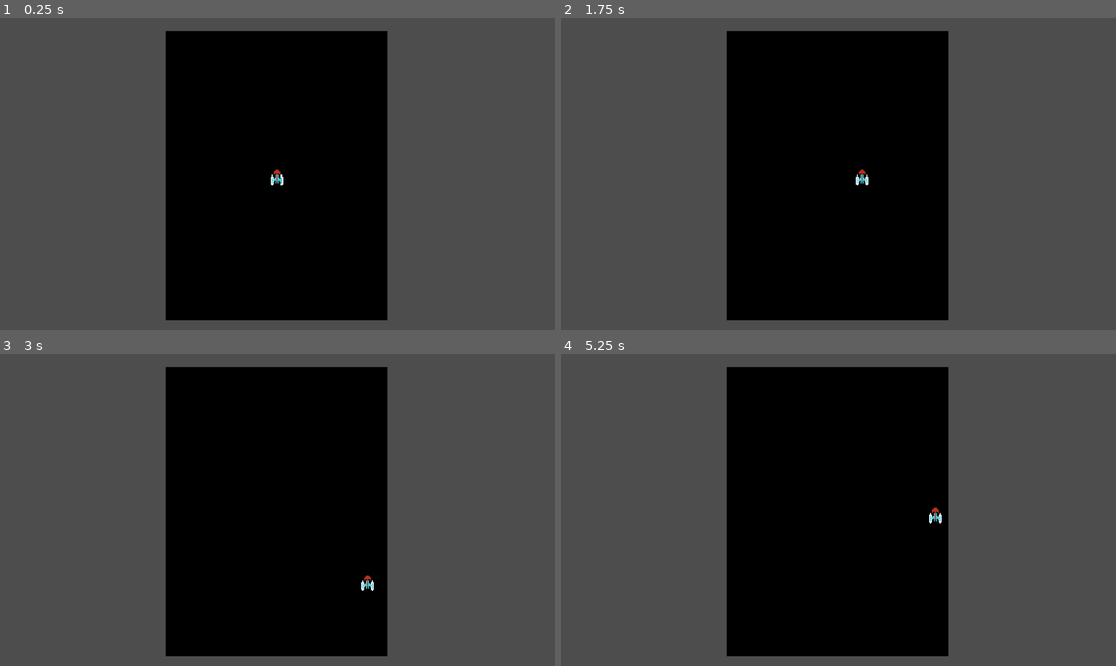
Above: before the commit, frames 1-4 (two rows, left to right).
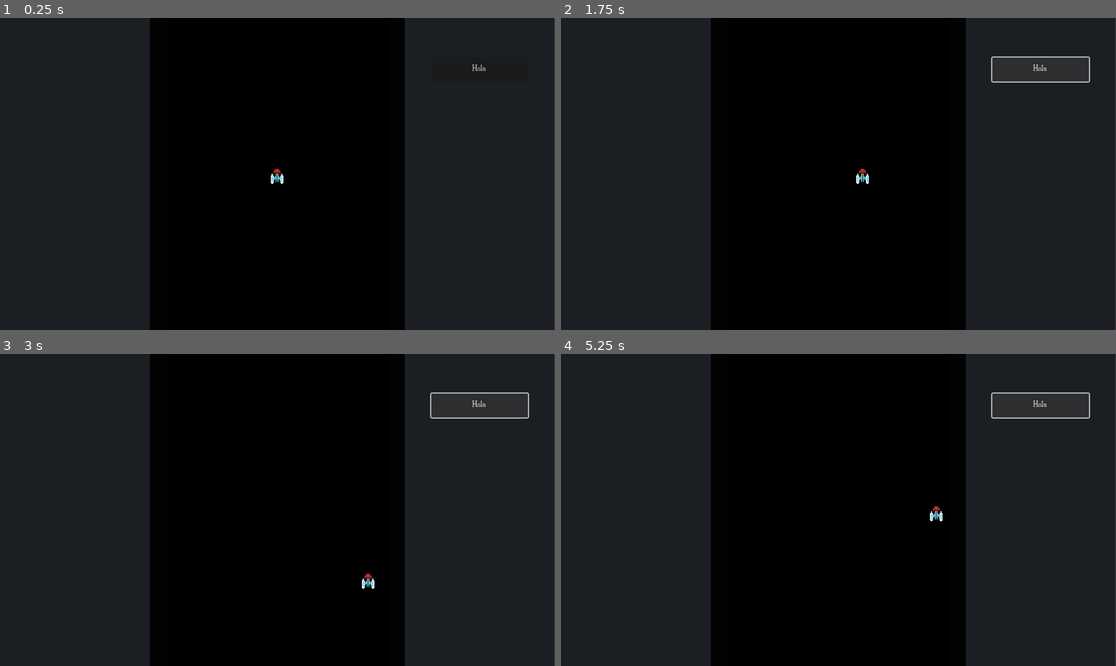
Above: after the commit, the same moments.

Repository: Ironjuan911/Galaxian_remake_code
Game: Godot game, scene res://Scenes/Game/UI.tscn
Two runs of this game, one before a commit and one after it. Both use one fixed random seed, a clock stepped at 60 frames per second and the inputs below.
Inputs (mouse positions are in pixels of both pictures, inside the frame that each line leads up to):
- Up to frame 1 (0.25 s): no input
- Up to frame 2 (1.75 s): click (1038, 71) at 0.5 s, where only the run after the commit has a clickable "Hola"; tap Enter at 1.25 s; hold Right (ui_right) from 1.28 s (still down)
- Up to frame 3 (3 s): release Right (ui_right) at 2.03 s; hold Down (ui_down) 2.03-2.78 s; hold Right (ui_right) from 2.78 s (still down)
- Up to frame 4 (5.25 s): release Right (ui_right) at 3.53 s; hold Up (ui_up) 3.53-4.28 s; tap Space at 4.25 s; hold Left (ui_left) from 4.28 s (still down); tap Enter at 5 s

The runs differ from the first frame. In frame 1, 63% of the frame differs, in the area x 0-100%, y 0-100%; in frame 2, 63%; in frame 3, 63%; in frame 4, 63%.

Commit message:
End SubViewport and Camera

Diff:
--- /dev/null
+++ b/Resources/theme_1.tres
@@ -0,0 +1,91 @@
+[gd_resource type="Theme" load_steps=7 format=3 uid="uid://3gtk5tv6bmte"]
+
+[ext_resource type="FontFile" uid="uid://746v3325i76k" path="res://Resources/Fonts/calamity.ttf" id="1_h77t5"]
+
+[sub_resource type="StyleBoxFlat" id="StyleBoxFlat_4n7wn"]
+content_margin_left = 4.0
+content_margin_top = 4.0
+content_margin_right = 4.0
+content_margin_bottom = 4.0
+bg_color = Color(1, 1, 1, 0.75)
+draw_center = false
+border_width_left = 2
+border_width_top = 2
+border_width_right = 2
+border_width_bottom = 2
+corner_radius_top_left = 3
+corner_radius_top_right = 3
+corner_radius_bottom_right = 3
+corner_radius_bottom_left = 3
+corner_detail = 5
+expand_margin_left = 2.0
+expand_margin_top = 2.0
+expand_margin_right = 2.0
+expand_margin_bottom = 2.0
+
+[sub_resource type="StyleBoxFlat" id="StyleBoxFlat_2cbei"]
+content_margin_left = 4.0
+content_margin_top = 4.0
+content_margin_right = 4.0
+content_margin_bottom = 4.0
+bg_color = Color(0.225, 0.225, 0.225, 0.6)
+corner_radius_top_left = 3
+corner_radius_top_right = 3
+corner_radius_bottom_right = 3
+corner_radius_bottom_left = 3
+corner_detail = 5
+
+[sub_resource type="StyleBoxFlat" id="StyleBoxFlat_w130q"]
+content_margin_left = 4.0
+content_margin_top = 4.0
+content_margin_right = 4.0
+content_margin_bottom = 4.0
+bg_color = Color(0.1, 0.1, 0.1, 0.6)
+corner_radius_top_left = 3
+corner_radius_top_right = 3
+corner_radius_bottom_right = 3
+corner_radius_bottom_left = 3
+corner_detail = 5
+
+[sub_resource type="StyleBoxFlat" id="StyleBoxFlat_81aw4"]
+content_margin_left = 4.0
+content_margin_top = 4.0
+content_margin_right = 4.0
+content_margin_bottom = 4.0
+bg_color = Color(0, 0, 0, 0.6)
+corner_radius_top_left = 3
+corner_radius_top_right = 3
+corner_radius_bottom_right = 3
+corner_radius_bottom_left = 3
+corner_detail = 5
+
+[sub_resource type="StyleBoxFlat" id="StyleBoxFlat_dv1yc"]
+bg_color = Color(0.0534209, 0.0534209, 0.0534209, 1)
+
+[resource]
+default_font = ExtResource("1_h77t5")
+Button/colors/font_color = Color(0.881152, 0.872008, 0.878986, 1)
+Button/colors/font_disabled_color = Color(0.813339, 0.821368, 0.832288, 0.5)
+Button/colors/font_focus_color = Color(1, 1, 1, 1)
+Button/colors/font_hover_color = Color(0.95, 0.95, 0.95, 1)
+Button/colors/font_hover_pressed_color = Color(1, 1, 1, 1)
+Button/colors/font_outline_color = Color(0, 0, 0, 1)
+Button/colors/font_pressed_color = Color(1, 1, 1, 1)
+Button/colors/icon_disabled_color = Color(1, 1, 1, 0.4)
+Button/colors/icon_focus_color = Color(1, 1, 1, 1)
+Button/colors/icon_hover_color = Color(1, 1, 1, 1)
+Button/colors/icon_hover_pressed_color = Color(1, 1, 1, 1)
+Button/colors/icon_normal_color = Color(1, 1, 1, 1)
+Button/colors/icon_pressed_color = Color(1, 1, 1, 1)
+Button/constants/align_to_largest_stylebox = 0
+Button/constants/h_separation = 4
+Button/constants/icon_max_width = 0
+Button/constants/outline_size = 0
+Button/font_sizes/font_size = 16
+Button/fonts/font = ExtResource("1_h77t5")
+Button/styles/disabled = null
+Button/styles/focus = SubResource("StyleBoxFlat_4n7wn")
+Button/styles/hover = SubResource("StyleBoxFlat_2cbei")
+Button/styles/normal = SubResource("StyleBoxFlat_w130q")
+Button/styles/pressed = SubResource("StyleBoxFlat_81aw4")
+Panel/styles/panel = SubResource("StyleBoxFlat_dv1yc")
--- /dev/null
+++ b/Resources/theme_2.tres
@@ -0,0 +1,91 @@
+[gd_resource type="Theme" load_steps=7 format=3 uid="uid://c4q0in3tia27l"]
+
+[ext_resource type="FontFile" uid="uid://746v3325i76k" path="res://Resources/Fonts/calamity.ttf" id="1_h1kl0"]
+
+[sub_resource type="StyleBoxFlat" id="StyleBoxFlat_4n7wn"]
+content_margin_left = 4.0
+content_margin_top = 4.0
+content_margin_right = 4.0
+content_margin_bottom = 4.0
+bg_color = Color(1, 1, 1, 0.75)
+draw_center = false
+border_width_left = 2
+border_width_top = 2
+border_width_right = 2
+border_width_bottom = 2
+corner_radius_top_left = 3
+corner_radius_top_right = 3
+corner_radius_bottom_right = 3
+corner_radius_bottom_left = 3
+corner_detail = 5
+expand_margin_left = 2.0
+expand_margin_top = 2.0
+expand_margin_right = 2.0
+expand_margin_bottom = 2.0
+
+[sub_resource type="StyleBoxFlat" id="StyleBoxFlat_2cbei"]
+content_margin_left = 4.0
+content_margin_top = 4.0
+content_margin_right = 4.0
+content_margin_bottom = 4.0
+bg_color = Color(0.225, 0.225, 0.225, 0.6)
+corner_radius_top_left = 3
+corner_radius_top_right = 3
+corner_radius_bottom_right = 3
+corner_radius_bottom_left = 3
+corner_detail = 5
+
+[sub_resource type="StyleBoxFlat" id="StyleBoxFlat_w130q"]
+content_margin_left = 4.0
+content_margin_top = 4.0
+content_margin_right = 4.0
+content_margin_bottom = 4.0
+bg_color = Color(0.1, 0.1, 0.1, 0.6)
+corner_radius_top_left = 3
+corner_radius_top_right = 3
+corner_radius_bottom_right = 3
+corner_radius_bottom_left = 3
+corner_detail = 5
+
+[sub_resource type="StyleBoxFlat" id="StyleBoxFlat_81aw4"]
+content_margin_left = 4.0
+content_margin_top = 4.0
+content_margin_right = 4.0
+content_margin_bottom = 4.0
+bg_color = Color(0, 0, 0, 0.6)
+corner_radius_top_left = 3
+corner_radius_top_right = 3
+corner_radius_bottom_right = 3
+corner_radius_bottom_left = 3
+corner_detail = 5
+
+[sub_resource type="StyleBoxFlat" id="StyleBoxFlat_dv1yc"]
+bg_color = Color(0.105882, 0.117647, 0.137255, 1)
+
+[resource]
+default_font = ExtResource("1_h1kl0")
+Button/colors/font_color = Color(0.881152, 0.872008, 0.878986, 1)
+Button/colors/font_disabled_color = Color(0.813339, 0.821368, 0.832288, 0.5)
+Button/colors/font_focus_color = Color(1, 1, 1, 1)
+Button/colors/font_hover_color = Color(0.95, 0.95, 0.95, 1)
+Button/colors/font_hover_pressed_color = Color(1, 1, 1, 1)
+Button/colors/font_outline_color = Color(0, 0, 0, 1)
+Button/colors/font_pressed_color = Color(1, 1, 1, 1)
+Button/colors/icon_disabled_color = Color(1, 1, 1, 0.4)
+Button/colors/icon_focus_color = Color(1, 1, 1, 1)
+Button/colors/icon_hover_color = Color(1, 1, 1, 1)
+Button/colors/icon_hover_pressed_color = Color(1, 1, 1, 1)
+Button/colors/icon_normal_color = Color(1, 1, 1, 1)
+Button/colors/icon_pressed_color = Color(1, 1, 1, 1)
+Button/constants/align_to_largest_stylebox = 0
+Button/constants/h_separation = 4
+Button/constants/icon_max_width = 0
+Button/constants/outline_size = 0
+Button/font_sizes/font_size = 16
+Button/fonts/font = ExtResource("1_h1kl0")
+Button/styles/disabled = null
+Button/styles/focus = SubResource("StyleBoxFlat_4n7wn")
+Button/styles/hover = SubResource("StyleBoxFlat_2cbei")
+Button/styles/normal = SubResource("StyleBoxFlat_w130q")
+Button/styles/pressed = SubResource("StyleBoxFlat_81aw4")
+Panel/styles/panel = SubResource("StyleBoxFlat_dv1yc")
--- a/Scenes/Characters/Player/player.gd
+++ b/Scenes/Characters/Player/player.gd
@@ -16,8 +16,6 @@
 		all_state_node[name_state] = get_state_node(name_state);
 		i += 1;
 	avaidable_states_node =  set_avaidable_states();
-
-
 
 func _physics_process(delta: float) -> void:
 	var Delta = delta*58.86; ## un delta que no afecta el movimiento si es que olvidas ponerlo
@@ -40,4 +38,5 @@
 			output_array[i] = all_state_node[node_name]; # si se encuentra en true, añadirlo al output
 			print(output_array);
 		i += 1;
+
 	return output_array;
--- a/Scenes/Game/UI.tscn
+++ b/Scenes/Game/UI.tscn
@@ -1,6 +1,8 @@
-[gd_scene load_steps=2 format=3 uid="uid://bp5onu6sa07gw"]
+[gd_scene load_steps=4 format=3 uid="uid://bp5onu6sa07gw"]
 
 [ext_resource type="PackedScene" uid="uid://d3kwx4vcawv1v" path="res://Scenes/World/World.tscn" id="1_g0x3b"]
+[ext_resource type="Theme" uid="uid://c4q0in3tia27l" path="res://Resources/theme_2.tres" id="1_i6qs1"]
+[ext_resource type="Theme" uid="uid://3gtk5tv6bmte" path="res://Resources/theme_1.tres" id="2_5bj8b"]
 
 [node name="Ui" type="Control"]
 layout_mode = 3
@@ -12,11 +14,58 @@
 grow_horizontal = 2
 grow_vertical = 2
 
-[node name="World" parent="." instance=ExtResource("1_g0x3b")]
+[node name="Panel_back" type="Panel" parent="."]
 layout_mode = 1
-offset_left = -1.30002
-offset_top = 3.0
-offset_right = -1.29999
-offset_bottom = 3.0
-grow_horizontal = 1
-grow_vertical = 1
+anchors_preset = 15
+anchor_right = 1.0
+anchor_bottom = 1.0
+grow_horizontal = 2
+grow_vertical = 2
+theme = ExtResource("1_i6qs1")
+
+[node name="Panel_center" type="Panel" parent="."]
+modulate = Color(0.245984, 0.245984, 0.245984, 1)
+self_modulate = Color(0.797659, 0.797658, 0.797659, 1)
+layout_mode = 1
+anchors_preset = -1
+anchor_left = 0.27
+anchor_right = 0.73
+anchor_bottom = 1.0
+offset_right = -0.284973
+offset_bottom = -0.237976
+theme = ExtResource("2_5bj8b")
+
+[node name="Center_Viewport" type="SubViewportContainer" parent="."]
+layout_mode = 1
+anchors_preset = -1
+anchor_left = 0.3
+anchor_right = 0.7
+anchor_bottom = 1.0
+offset_left = -3.05176e-05
+offset_right = -6.10352e-05
+grow_horizontal = 2
+grow_vertical = 2
+stretch = true
+
+[node name="SubViewport" type="SubViewport" parent="Center_Viewport" groups=["Center_Viewport"]]
+handle_input_locally = false
+canvas_item_default_texture_filter = 0
+size = Vector2i(460, 649)
+render_target_update_mode = 4
+
+[node name="World" parent="Center_Viewport/SubViewport" instance=ExtResource("1_g0x3b")]
+
+[node name="Button" type="Button" parent="."]
+layout_mode = 1
+anchors_preset = -1
+anchor_left = 0.778
+anchor_top = 0.126
+anchor_right = 0.952
+anchor_bottom = 0.203
+offset_left = -0.478088
+offset_top = 0.225998
+offset_right = 0.247925
+offset_bottom = 0.252991
+grow_vertical = 2
+theme = ExtResource("2_5bj8b")
+text = "Hola"
--- a/Scenes/World/World.tscn
+++ b/Scenes/World/World.tscn
@@ -1,33 +1,20 @@
-[gd_scene load_steps=3 format=3 uid="uid://d3kwx4vcawv1v"]
+[gd_scene load_steps=4 format=3 uid="uid://d3kwx4vcawv1v"]
 
 [ext_resource type="PackedScene" uid="uid://rgmyvohdjscp" path="res://Scenes/Characters/Player/player.tscn" id="1_pg3h5"]
+[ext_resource type="Script" path="res://Scenes/World/camera.gd" id="2_fs553"]
 
 [sub_resource type="CanvasTexture" id="CanvasTexture_4llfu"]
 
-[node name="World" type="SubViewportContainer"]
-layout_direction = 1
-anchors_preset = -1
-anchor_left = 0.3
-anchor_right = 0.7
-anchor_bottom = 1.0
-grow_horizontal = 2
-grow_vertical = 2
-size_flags_vertical = 4
-stretch = true
-stretch_shrink = 2
+[node name="World" type="Node2D"]
 
-[node name="SubViewport" type="SubViewport" parent="."]
-handle_input_locally = false
-canvas_item_default_texture_filter = 0
-size = Vector2i(230, 324)
-render_target_update_mode = 4
-
-[node name="Sprite2D" type="Sprite2D" parent="SubViewport"]
+[node name="Sprite2D" type="Sprite2D" parent="."]
 modulate = Color(0, 0, 0, 1)
-scale = Vector2(400, 300)
+scale = Vector2(400, 600)
 texture = SubResource("CanvasTexture_4llfu")
 
-[node name="Player" parent="SubViewport" instance=ExtResource("1_pg3h5")]
+[node name="Player" parent="." instance=ExtResource("1_pg3h5")]
 position = Vector2(0, 2)
 
-[node name="Camera2D" type="Camera2D" parent="SubViewport"]
+[node name="Camera2D" type="Camera2D" parent="."]
+zoom = Vector2(2, 2)
+script = ExtResource("2_fs553")
--- /dev/null
+++ b/Scenes/World/camera.gd
@@ -0,0 +1,33 @@
+extends Camera2D
+
+enum SubViewports_list {
+	Center_Viewport,
+}
+
+@export var SubViewport_select_index : SubViewports_list;
+
+var SubViewport_Node : SubViewport;
+var base_resolution : Vector2;
+
+
+var exist_SubViewport : bool;
+var real_resolution : Vector2;
+var real_zoom : Vector2;
+
+func _ready() -> void:
+	var SubViewport_select : String = SubViewports_list.find_key(SubViewport_select_index);
+	exist_SubViewport = get_tree().has_group(SubViewport_select);
+	if (exist_SubViewport):
+		SubViewport_Node = get_tree().get_first_node_in_group(SubViewport_select);
+		base_resolution = SubViewport_Node.size;
+
+
+	real_zoom = zoom;
+
+func _physics_process(delta: float) -> void:
+	if (exist_SubViewport):
+		zoom_resolution_camara();
+
+func zoom_resolution_camara() -> void:
+	real_resolution = SubViewport_Node.size;
+	zoom = (real_zoom*real_resolution)/base_resolution;
--- a/project.godot
+++ b/project.godot
@@ -18,6 +18,10 @@
 [autoload]
 
 GlobalVariables="*res://Scenes/Game/Global_variables.tscn"
+
+[global_group]
+
+Center_Viewport=""
 
 [input]
 
Binary file added: Resources/Fonts/calamity.ttf
Not shown, added: Resources/Fonts/calamity.ttf.import
Binary file added: Sprites/UI/buttons.png
Not shown, added: Sprites/UI/buttons.png.import
Binary file added: Sprites/UI/healthbar.png
Not shown, added: Sprites/UI/healthbar.png.import
